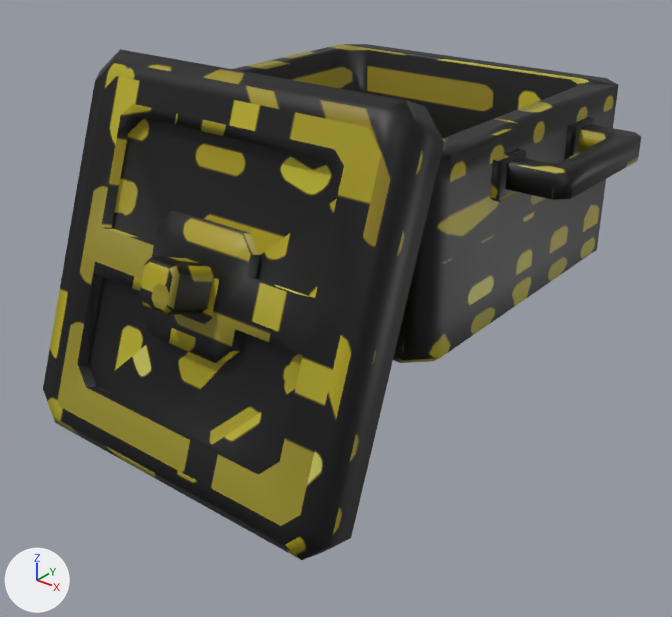
One commit to the FBX model Reference/Resource/Mesh/Animation/Basecamp/BC_cauldron04_idle.fbx: the scene before it, then after it.
Before and after are seen from a camera (50 mm lens) standing at (0.061, -0.0845, 0.0581) and looking at (0.0024, -0.0113, 0.0127). Every picture has the same lights, and +X, +Y and +Z are marked at lower left. Where no turn or scale is listed for an object, it has been applied to the vertices. Vertices at the same position are counted once.

In view in the first picture: 'model04', 'model04 1'.
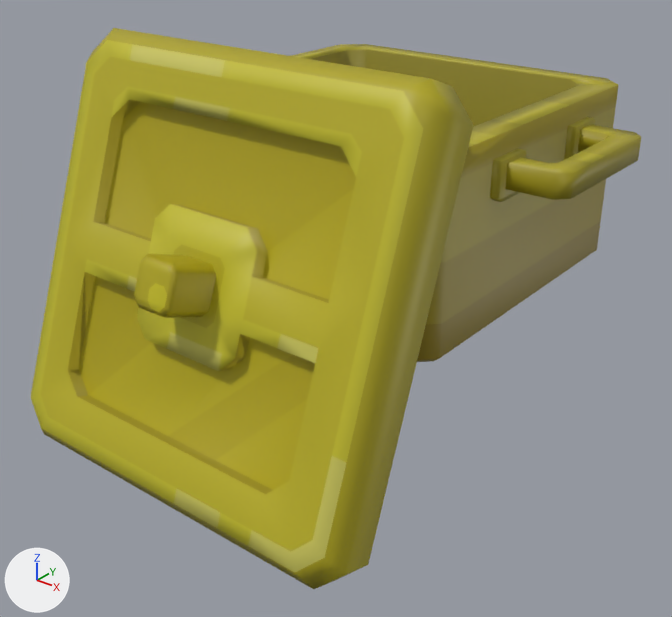
ob_pot_cap is not drawn itself; it is the parent of ob_model04_1.

Changed parts and their boxes (x1, y1, x2, y2) in the pictures (672 x 617 px):
'model04 1', surface changed, rescaled (10% wider, 10% taller)
    before: (43, 49, 444, 560)
    after: (31, 28, 474, 589)
part 1 of me_model04, surface changed (grey to yellow)
    before: (233, 44, 641, 363)
    after: (291, 44, 641, 362)

What the commit changed:
me_model04 has 180 vertices, 308 faces and spans x -0.0271..0.0271, y -0.02..0.02, z -0.0003..0.021.
me_model04 is used by ob_model04.
me_model04 part 1: texture (UV) coordinates of 308 of 308 faces, centred in x -0.0271..0.0271, y -0.02..0.02, z -0.0003..0.021, changed; they spanned u 0.0..0.99, v 0.0..0.99 and now span u 0.02..0.95, v 0.02..0.97.
me_model04_1 has 164 vertices, 314 faces and spans x -2.05..2.05, y -0.47..0.47, z -2.05..2.05.
me_model04_1 is used by ob_model04_1.
me_model04_1 part 2: texture (UV) coordinates of 314 of 314 faces, centred in x -2.05..2.05, y -0.47..0.47, z -2.05..2.05, changed; they spanned u 0.0..1.0, v 0.0..0.95 and now span u 0.02..0.98, v 0.02..0.98.
Object 'pot_cap' (ob_pot_cap) is rescaled from (1.0, 1.0, 1.0) to (1.1, 1.1, 1.1).
